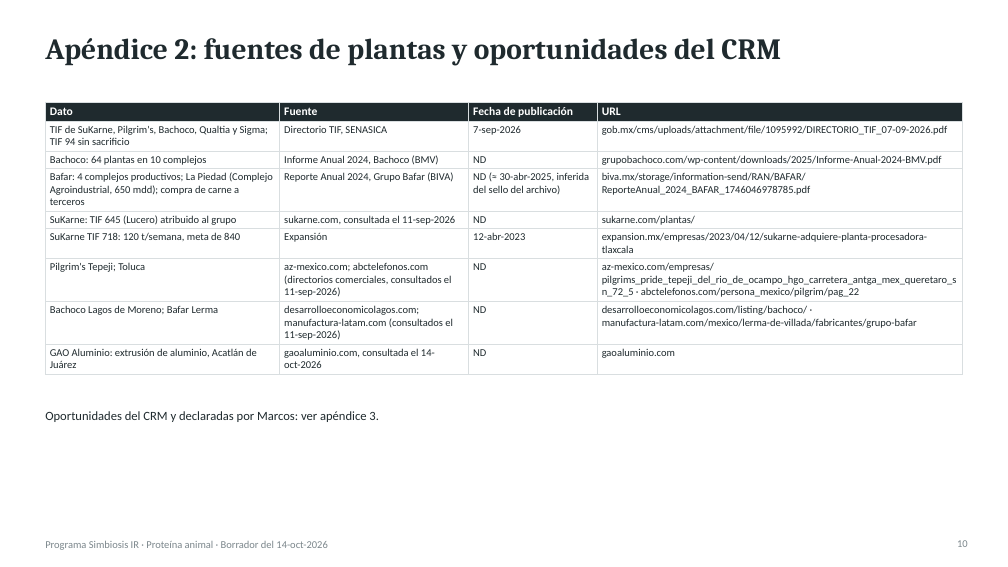
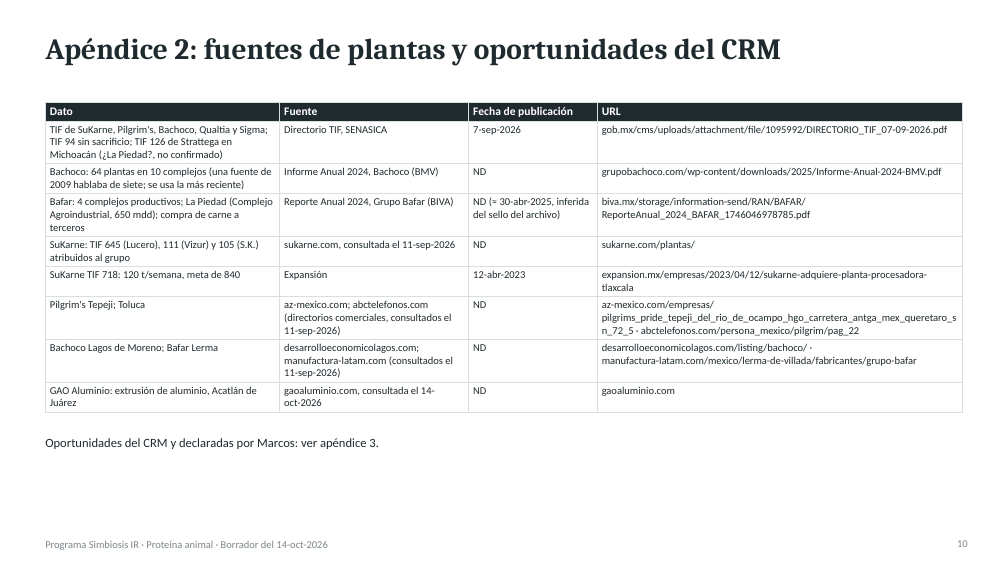
Before and after one commit to Marckqalex/Simbiosis-IR, a slide deck: slide 10 of entregables/Simbiosis_IR_Proteina_Animal_Entregable1.pptx. Drawn at 1008x567 pixels with LibreOffice and Linux fonts; fonts in the diff are those of the drawing. Boxes give left, top, right and bottom in pixels: in the first picture for what was removed or moved away, otherwise in the second. Text is boxed around its words. In the diff, an @@ line names an element or a change of style, - is before the commit and + after.

```diff
--- a/entregables/Simbiosis_IR_Proteina_Animal_Entregable1.pptx
+++ b/entregables/Simbiosis_IR_Proteina_Animal_Entregable1.pptx
@@ table at [45,102,963,410] @@
-row 2, column 1: TIF de SuKarne, Pilgrim's, Bachoco, Qualtia y Sigma; TIF 94 sin sacrificio
+row 2, column 1: TIF de SuKarne, Pilgrim's, Bachoco, Qualtia y Sigma; TIF 94 sin sacrificio; TIF 126 de Strattega en Michoacán (¿La Piedad?, no confirmado)
-row 3, column 1: Bachoco: 64 plantas en 10 complejos
+row 3, column 1: Bachoco: 64 plantas en 10 complejos (una fuente de 2009 hablaba de siete; se usa la más reciente)
-row 5, column 1: SuKarne: TIF 645 (Lucero) atribuido al grupo
+row 5, column 1: SuKarne: TIF 645 (Lucero), 111 (Vizur) y 105 (S.K.) atribuidos al grupo
@@ text "Oportunidades del CRM y declaradas ...": place and size @@
-text "Oportunidades del CRM y declaradas ..." at [45,411,379,422]
+text "Oportunidades del CRM y declaradas ..." at [45,438,379,449]
```
Also in this commit, not shown: 5 other slides changed, 4 other files.
